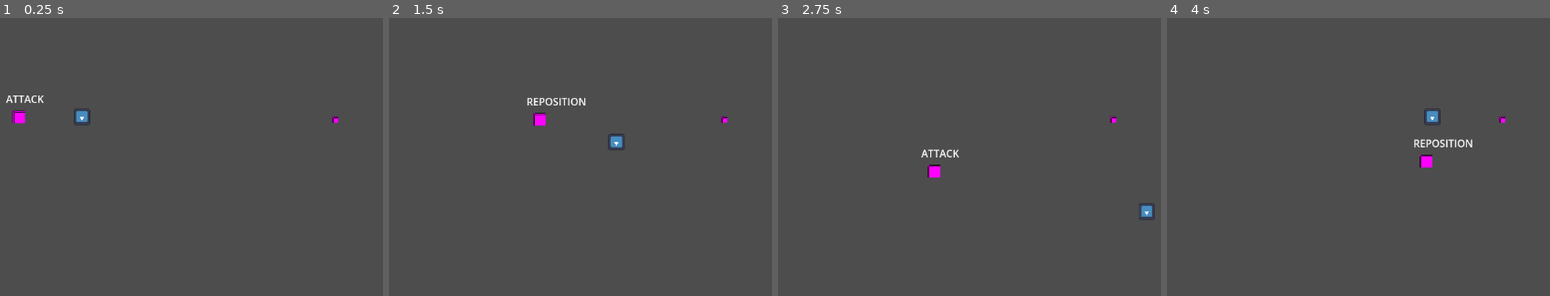
Above: before the commit, frames 1-4 (left to right).
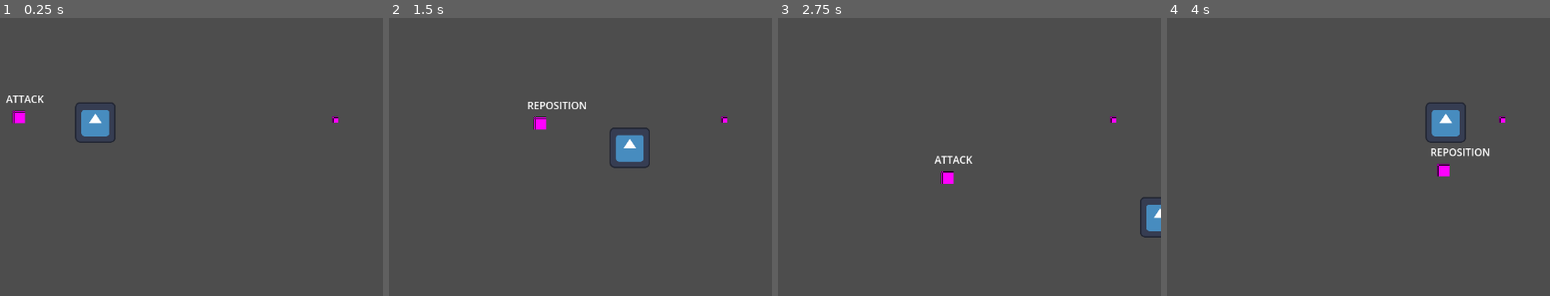
Above: after the commit, the same moments.

Repository: Pkb-Codes/zekome
Game: Godot game, scene res://dev_sandboxes/dev_Bhavishya.tscn
Two runs of this game, one before a commit and one after it. Both use one fixed random seed, a clock stepped at 60 frames per second and the inputs below. This scene is started directly instead of the project's main scene. The engine's default icon, where the game draws it, is replaced by a stand-in: a white triangle on a blue panel in a dark square.
Inputs (mouse positions are in pixels of both pictures, inside the frame that each line leads up to):
- Up to frame 1 (0.25 s): no input
- Up to frame 2 (1.5 s): tap Enter at 0.5 s; move the mouse to (569, 95) at 0.52 s; hold Right (ui_right) 0.53-1.28 s; tap Space (Dash) at 0.6, 1.35 s; move the mouse to (outside the picture) at 1.27 s; hold Down (ui_down) from 1.28 s (still down)
- Up to frame 3 (2.75 s): move the mouse to (869, 26) at 2.02 s; release Down (ui_down) at 2.03 s; hold Right (ui_right) from 2.03 s (still down); tap Space (Dash) at 2.1 s
- Up to frame 4 (4 s): move the mouse to (outside the picture) at 2.77 s; release Right (ui_right) at 2.78 s; hold Up (ui_up) 2.78-3.53 s; tap Space (Dash) at 2.85, 3.6 s; move the mouse to (1404, 179) at 3.52 s; hold Left (ui_left) from 3.53 s (still down)

The runs differ from the first frame. In frame 1, 0.9% of the frame differs, in the area x 19-31%, y 30-45%; in frame 2, 1.5%; in frame 3, 1.1%; in frame 4, 1.7%, in the area x 64-85%, y 30-58%.

Commit message:
Dragged player scene into wolf and configured it to wolf attack mechanic
Player Layer changed to 3
Player added to group named exactly "player"
Changed scale to 0.5 (unnecessary)

Diff:
--- a/dev_sandboxes/dev_Bhavishya.tscn
+++ b/dev_sandboxes/dev_Bhavishya.tscn
@@ -25,11 +25,7 @@
 [node name="Camera2D" type="Camera2D" parent="." unique_id=101100912]
 visible = false
 
-[node name="player" parent="." unique_id=56953062 groups=["player"] instance=ExtResource("2_ji6t0")]
-position = Vector2(100, 0)
+[node name="player" parent="." unique_id=56953062 instance=ExtResource("2_ji6t0")]
+position = Vector2(121.285, 9)
+scale = Vector2(0.5, 0.5)
 collision_layer = 4
-
-[node name="Sprite2D" parent="player" index="2" unique_id=8501458]
-scale = Vector2(-0.2, -0.2)
-
-[editable path="player"]
